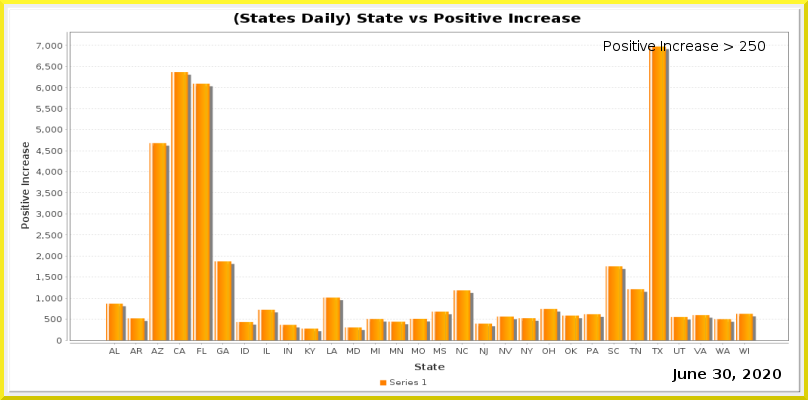
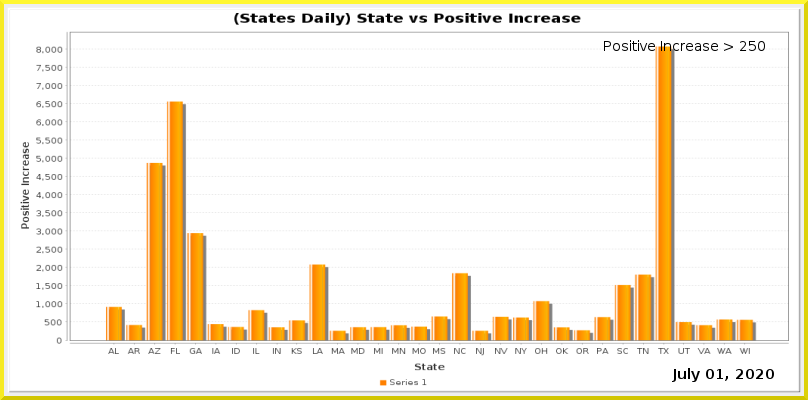
Two versions of the same layered image (808x400). Layer-by-layer changes:
painted on "Current Date" over 688, 368, 781, 382
painted on "Date_vs_TestIncrease.png" over 36, 42, 789, 356
